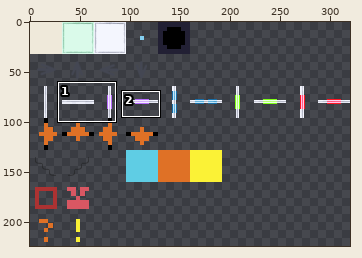
One commit to this sprite sheet: src/client/atlases/map/map_general.png. The first picture is a wide view before the edit; the outline marks the close-up.
Close-up. Before the edit:
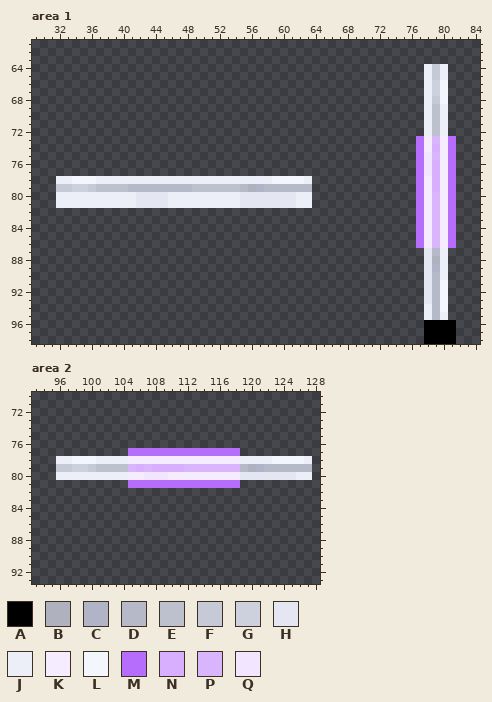
The file is 320x224 pixels. Pixels under 10% opacity are left out. Colours within 5 levels of each other are drawn and written as one. Shown: area 1: x 29..84, y 61..98; area 2: x 93..128, y 70..93. The commit also changed other parts of the picture, which this record leaves out.
Palette (. is transparent): A #000000  B #afb2be  C #b0b4c6  D #b6b9c7  E #bdc0cd  F #c6c9d6  G #cdd0dd  H #e4e7f2  J #edeff8  K #f5ecff  L #f4f6fe  M #b66dfb  N #d7affe  P #d9b5fe  Q #f1e5ff
Pixels before, area 1, first column x 32:
64 ..............................................JFJ.
65 ..............................................JFJ.
66 ..............................................JGL.
67 ..............................................JGL.
68 ..............................................JFL.
69 ..............................................JEJ.
70 ..............................................JEJ.
71 ..............................................JEJ.
72 ..............................................JEJ.
73 .............................................MKPKM
74 .............................................MKNKM
75 .............................................MQPKM
76 .............................................MQNKM
77 .............................................MQNKM
78 JJLLLJJJJJJJJJJJJJJJJJJJJJJLLLLJ.............MKNKM
79 FFGGFEEEEDDDDDDDDEEEEEEDBCDDDDDD.............MKNKM
80 JJJJJJJJJJHHHHJJJJJJJJJHHHHHHHJJ.............MKPKM
81 JJJJJJJJJJHHHHJJJJJJJJJHHHHHHHJJ.............MKPKM
82 .............................................MKPKM
83 .............................................MKPKM
84 .............................................MKPKM
85 .............................................MKPKM
86 .............................................MKPKM
87 ..............................................HDJ.
88 ..............................................HBJ.
89 ..............................................HCJ.
90 ..............................................HDJ.
91 ..............................................HDL.
92 ..............................................HDL.
93 ..............................................HDL.
94 ..............................................JDL.
95 ..............................................JDJ.
96 ..............................................AAAA
97 ..............................................AAAA
98 ..............................................AAAA
Pixels before, area 2, first column x 96:
77 .........MMMMMMMMMMMMMM.........
78 JJLLLJJJJKKKKKKKKKKKKKKJJJJLLLLJ
79 FFGGFEEEEPNPNNNNPPPPPPPDBCDDDDDD
80 JJJJJJJJJKKQQQKKKKKKKKKHHHHHHHJJ
81 .........MMMMMMMMMMMMMM.........
New version:
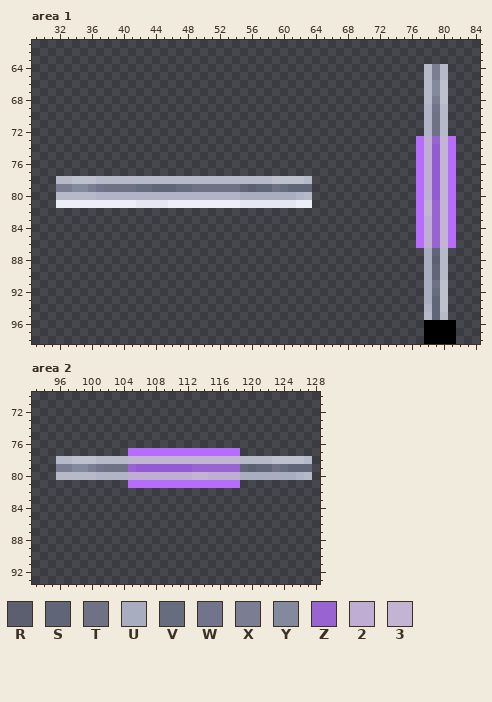
Colours new in this view: R #5b5f6f  S #616578  T #6e7284  U #a8adbf  V #666d7e  W #71748a  X #7b7e93  Y #848a9d  Z #9764d1  2 #bfadd3  3 #c3b4d3
Diff:
colour N: #d7affe -> #935bd1
Area 1:
y 64..65: x 78..80 JFJ -> DXD
y 66..67: x 78..80 JGL -> DYE
y 68: x 78..80 JFL -> DXE
y 69: x 78..80 JEJ -> CWD
y 70..72: x 78..80 JEJ -> CTD
y 73: x 78..80 KPK -> 2Z3
y 74: x 78 K -> 2; x 80 K -> 3
y 75: x 78..80 QPK -> 2N3
y 76..77: x 78 Q -> 2; x 80 K -> 3
y 78: x 32..63 JJLLLJJJJJJJJJJJJJJJJJJJJJJLLLLJ -> DDEEEDDDDDDDDDDDDDDDDDDDDDDEEEED; x 78 K -> 2; x 80 K -> 3
y 79: x 32..63 FFGGFEEEEDDDDDDDDEEEEEEDBCDDDDDD -> XXYYXWTTTTVVSSSVVTTTTTTSRSSTVSSS; x 78 K -> 2; x 80 K -> 3
y 80: x 32..63 JJJJJJJJJJHHHHJJJJJJJJJHHHHHHHJJ -> DDDDDCCCCCCCCCCCCCCCCCCUUUUUUUCD; x 78..80 KPK -> 2N3
y 81..82: x 78..80 KPK -> 3Z3
y 83..86: x 78..80 KPK -> 2Z3
y 87: x 78..80 HDJ -> USD
y 88: x 78..80 HBJ -> URD
y 89: x 78..80 HCJ -> USD
y 90: x 78..80 HDJ -> USD
y 91: x 78..80 HDL -> UTE
y 92: x 78..80 HDL -> UVE
y 93: x 78..80 HDL -> USE
y 94: x 78..80 JDL -> CSE
y 95: x 78..80 JDJ -> DSD
Area 2:
y 78: x 96..127 JJLLLJJJJKKKKKKKKKKKKKKJJJJLLLLJ -> DDEEEDDDD33333333333333DDDDEEEED
y 79: x 96..105 FFGGFEEEEP -> XXYYXWTTTZ; x 107 P -> N; x 112..127 PPPPPPPDBCDDDDDD -> NZZZZZZSRSSTVSSS
y 80: x 96..127 JJJJJJJJJKKQQQKKKKKKKKKHHHHHHHJJ -> DDDDDCCCC22222222332222UUUUUUUCD
